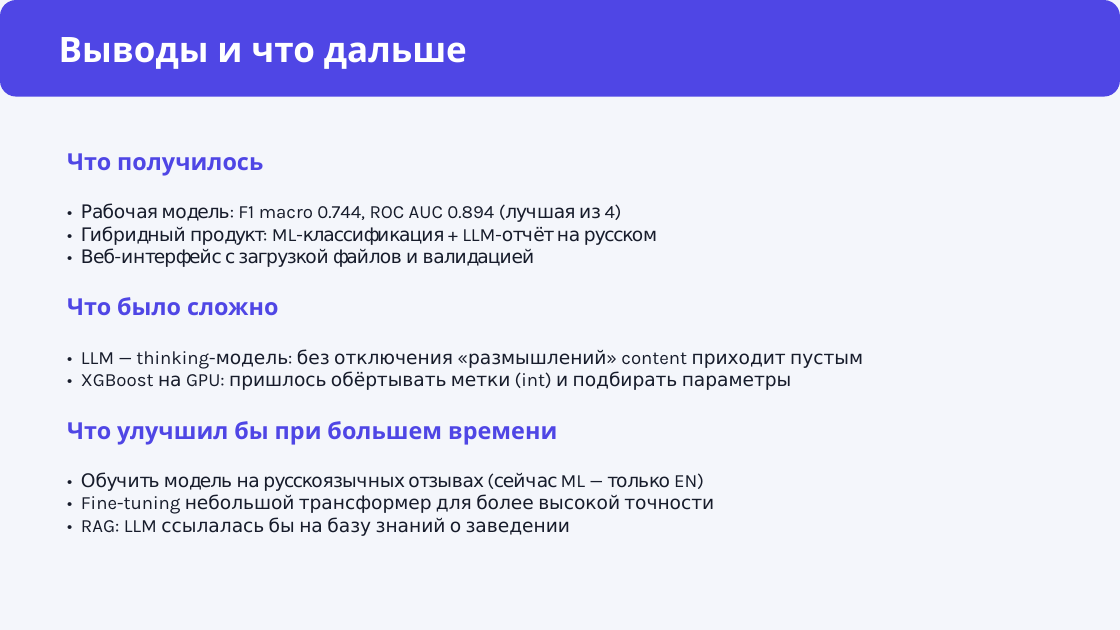
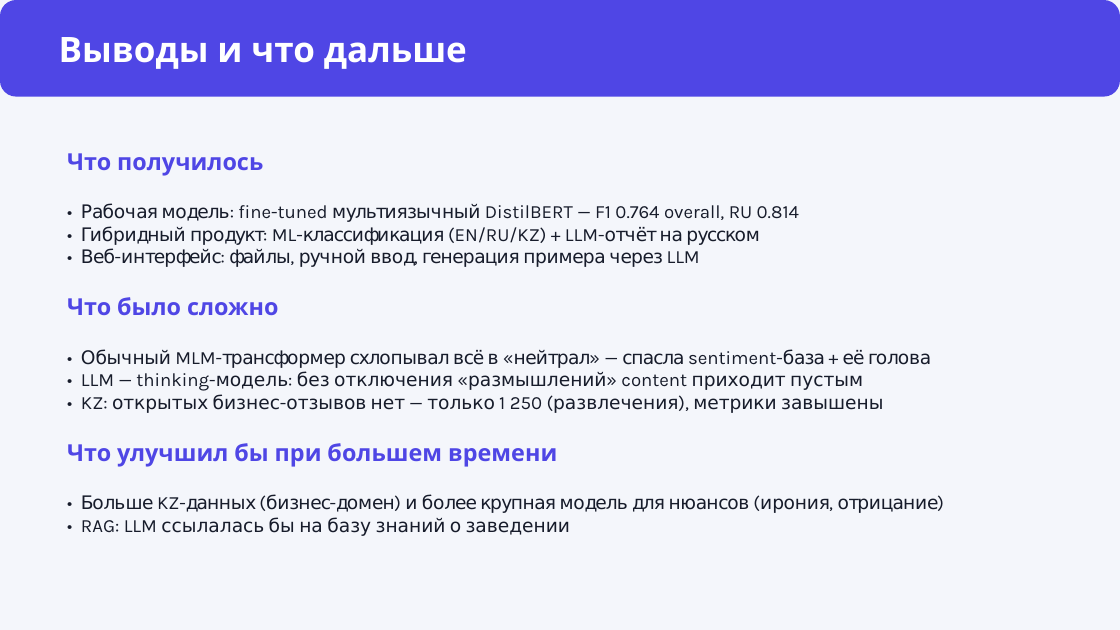
Before and after one commit to mukhitmakhmutov-cell/review-analyst, a slide deck: slide 5 of presentation/presentation.pptx. Drawn at 1120x630 pixels with LibreOffice and Linux fonts; fonts in the diff are those of the drawing. Boxes give left, top, right and bottom in pixels: in the first picture for what was removed or moved away, otherwise in the second. Text is boxed around its words. In the diff, an @@ line names an element or a change of style, - is before the commit and + after.

```diff
--- a/presentation/presentation.pptx
+++ b/presentation/presentation.pptx
@@ text at (81, 203, 799, 267): text changed @@
-• Рабочая модель: F1 macro 0.744, ROC AUC 0.894 (лучшая из 4)
-• Гибридный продукт: ML-классификация + LLM-отчёт на русском
-• Веб-интерфейс с загрузкой файлов и валидацией
+• Рабочая модель: fine-tuned мультиязычный DistilBERT — F1 0.764 overall, RU 0.814
+• Гибридный продукт: ML-классификация (EN/RU/KZ) + LLM-отчёт на русском
+• Веб-интерфейс: файлы, ручной ввод, генерация примера через LLM
@@ text at (81, 349, 931, 368): paragraph added @@
+• Обычный MLM-трансформер схлопывал всё в «нейтрал» — спасла sentiment-база + её голова
@@ text at (81, 394, 883, 413): text changed @@
-• XGBoost на GPU: пришлось обёртывать метки (int) и подбирать параметры
+• KZ: открытых бизнес-отзывов нет — только 1 250 (развлечения), метрики завышены
@@ text at (81, 495, 939, 513): text changed @@
-• Обучить модель на русскоязычных отзывах (сейчас ML — только EN)
-• Fine-tuning небольшой трансформер для более высокой точности
+• Больше KZ-данных (бизнес-домен) и более крупная модель для нюансов (ирония, отрицание)
```
Also in this commit, not shown: 4 other slides changed, 34 other files.
